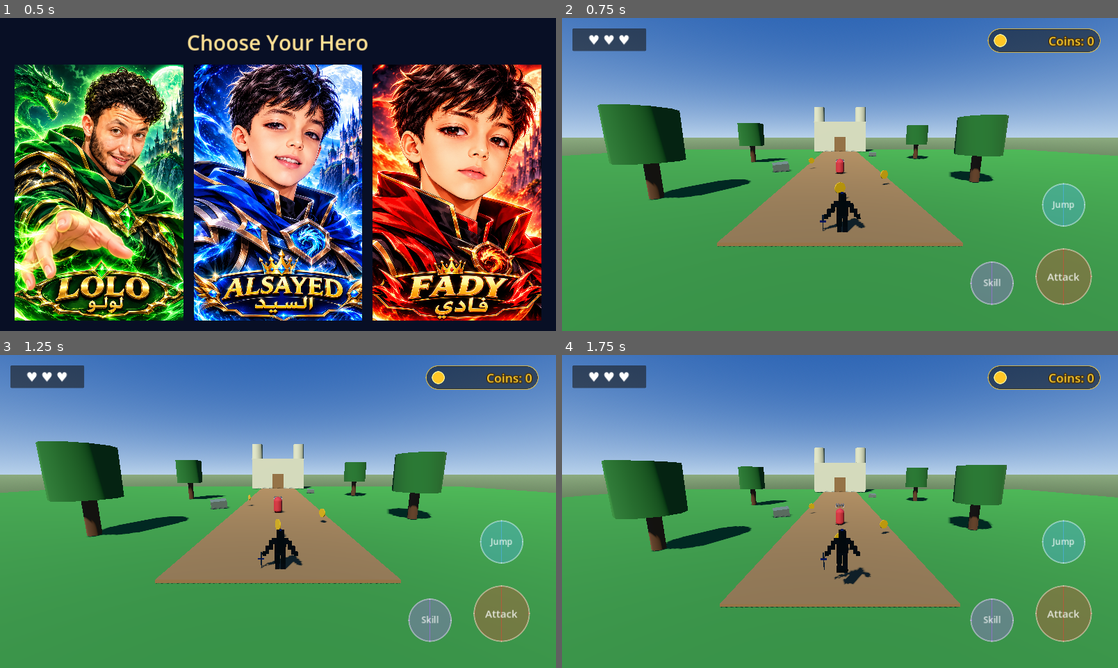
Above: before the commit, frames 1-4 (two rows, left to right).
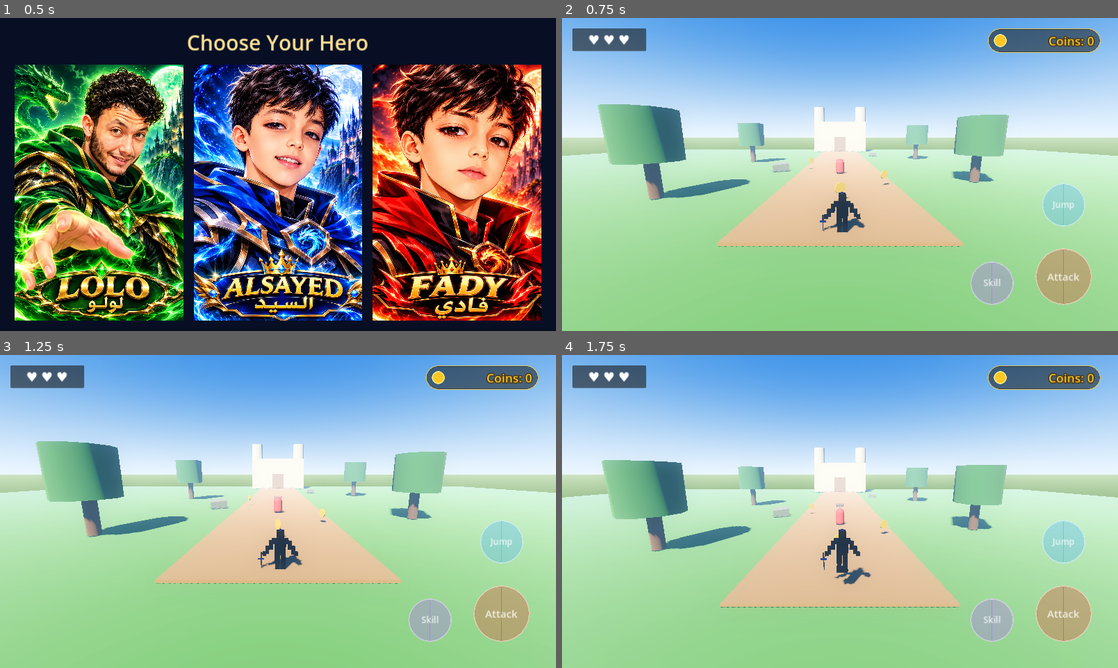
Above: after the commit, the same moments.

Repository: lolofadywaleed-hash/LostTreasureKingdom-Final
Game: Godot game, scene res://scenes/character_select.tscn
The game is run twice, just before and just after one commit, with the same random seed, the same clock (stepped at 60 frames per second) and the same inputs.
Inputs (mouse positions are in pixels of both pictures, inside the frame that each line leads up to):
- Up to frame 1 (0.5 s): no input
- Up to frame 2 (0.75 s): click (662, 193) at 0.5 s
- Up to frame 3 (1.25 s): no input
- Up to frame 4 (1.75 s): click "Jump" at 1.25 s

Frame 1 is identical in both runs. In frame 2, 99% of the frame differs, in the area x 0-100%, y 0-100%; in frame 3, 99%; in frame 4, 99%.

Commit message:
Upgrade fantasy sky, cinematic lighting, fog and glow

Diff:
--- a/scenes/main.tscn
+++ b/scenes/main.tscn
@@ -24,8 +24,17 @@
 [sub_resource type="Environment" id="Environment"]
 background_mode = 2
 sky = SubResource("Sky")
-ambient_light_color = Color(0.76, 0.84, 0.92, 1)
-ambient_light_energy = 0.75
+ambient_light_source = 3
+ambient_light_color = Color(0.78, 0.84, 0.96, 1)
+ambient_light_energy = 0.85
+tonemap_mode = 3
+glow_enabled = true
+glow_intensity = 0.8
+glow_bloom = 0.2
+fog_enabled = true
+fog_light_color = Color(0.48, 0.62, 0.78, 1)
+fog_density = 0.01
+ssao_enabled = false
 
 [sub_resource type="StandardMaterial3D" id="GrassMaterial"]
 albedo_color = Color(0.18, 0.43, 0.16, 1)
@@ -77,9 +86,13 @@
 
 [node name="DirectionalLight3D" type="DirectionalLight3D" parent="."]
 rotation = Vector3(-0.82, -0.48, 0)
-light_color = Color(1, 0.94, 0.78, 1)
-light_energy = 1.35
+light_color = Color(1.0, 0.78, 0.48, 1)
+light_energy = 1.45
 shadow_enabled = true
+shadow_max_distance = 60.0
+directional_shadow_mode = 2
+light_angular_distance = 1.5
+shadow_blur = 1.2
 
 [node name="GrassFloor" type="CSGBox3D" parent="."]
 position = Vector3(0, -0.55, 0)
